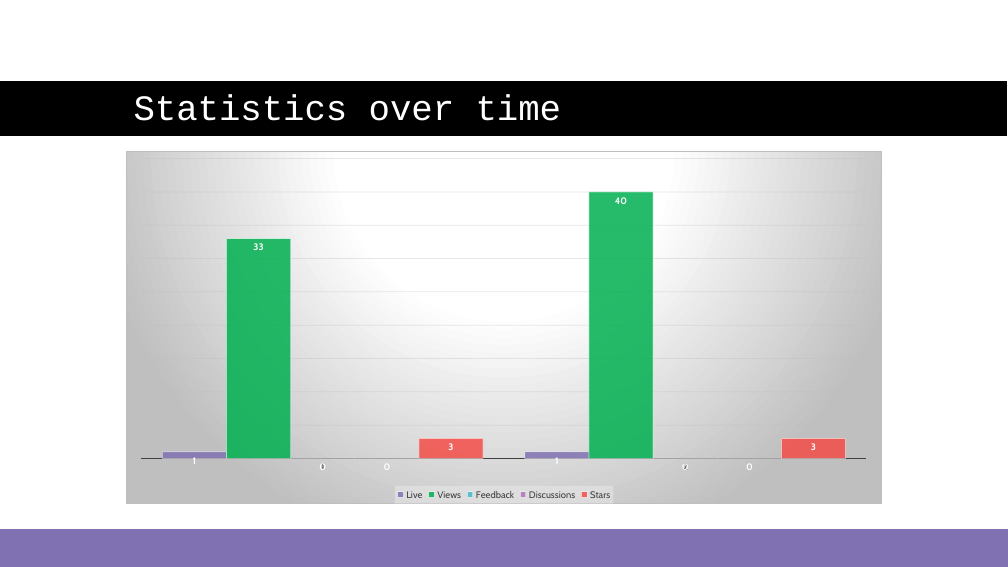
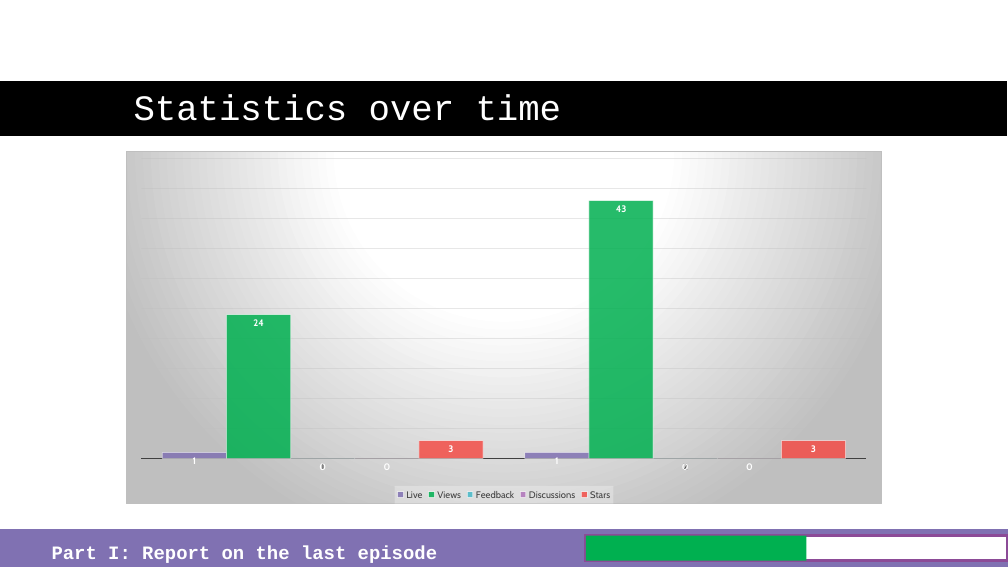
Before and after one commit to just-the-benno/BlazQ, a slide deck: slide 7 of episode3/media/slides-episode-03.pptx. Drawn at 1008x567 pixels with LibreOffice and Linux fonts; fonts in the diff are those of the drawing; background and template pictures are left out. Boxes give left, top, right and bottom in pixels: in the first picture for what was removed or moved away, otherwise in the second. Text is boxed around its words. In the diff, an @@ line names an element or a change of style, - is before the commit and + after.

```diff
--- a/episode3/media/slides-episode-03.pptx
+++ b/episode3/media/slides-episode-03.pptx
@@ column chart at <box>126,151,882,504</box> @@
@@ Views, 1: 33 to 24 @@
@@ Views, 2: 40 to 43 @@
@@ rectangle added at <box>586,535,1008,560</box>, fill #FFFFFF, outline #8C4B97 3 pt @@
@@ rectangle added at <box>586,535,807,560</box>, fill #00B050 @@
@@ text added at <box>52,545,437,563</box>, 18 pt, text #FFFFFF, bold @@
+Part I: Report on the last episode
```
Also in this commit, not shown: 13 other slides changed, 2 other files.
